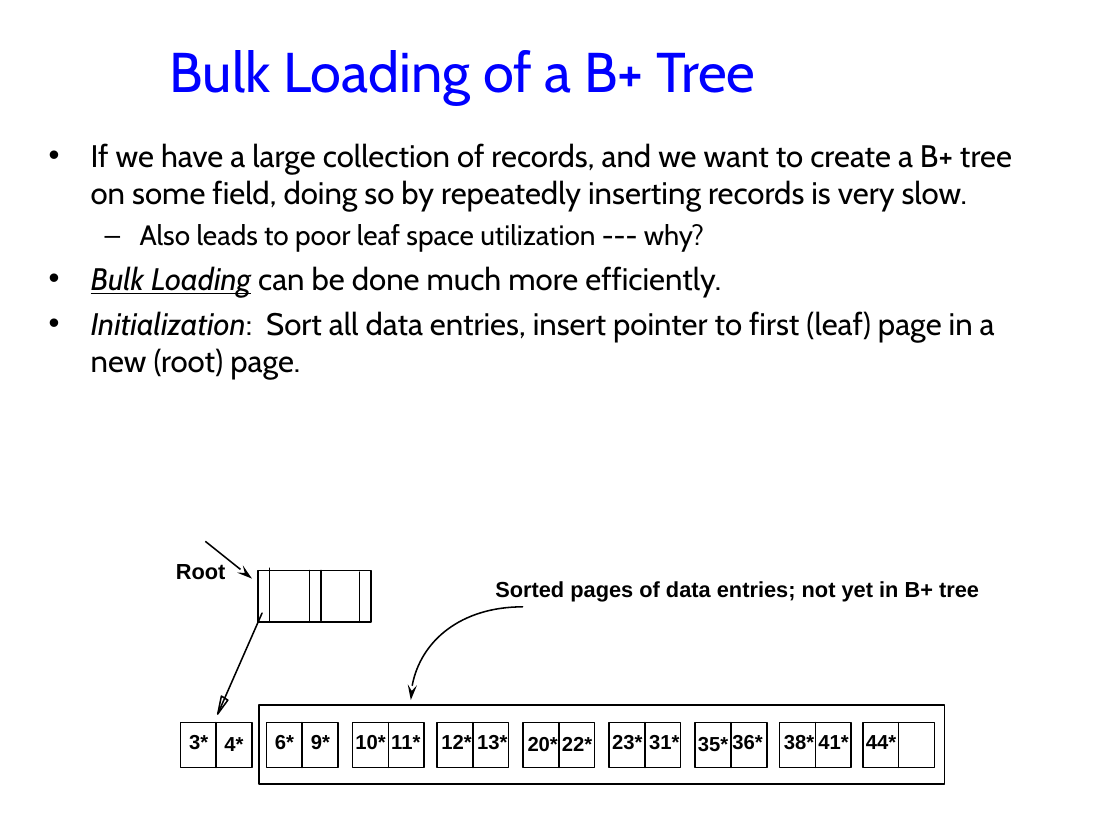
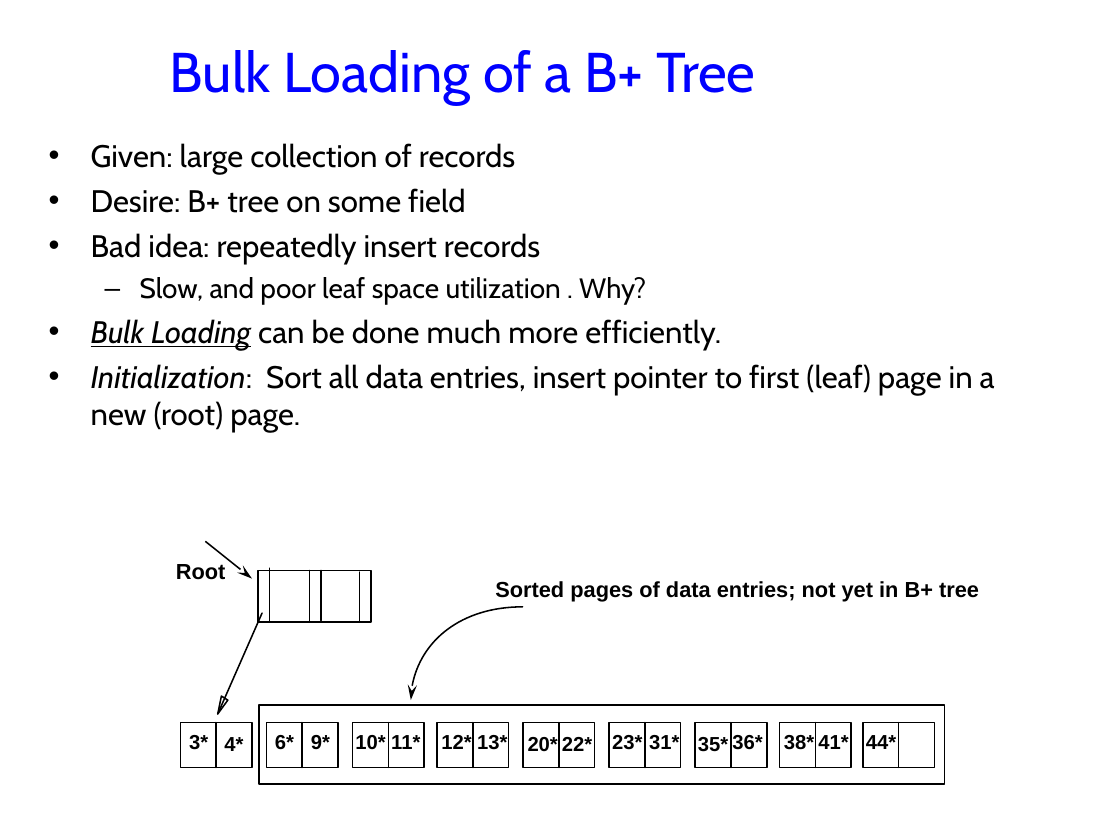
Before and after one commit to jhellerstein/cs186-09, a slide deck: slide 28 of lecs/06-TreeIndexes.ppt. Drawn at 1120x840 pixels with LibreOffice and Linux fonts; fonts in the diff are those of the drawing; background and template pictures are left out. Boxes give left, top, right and bottom in pixels: in the first picture for what was removed or moved away, otherwise in the second. Text is boxed around its words. In the diff, an @@ line names an element or a change of style, - is before the commit and + after.

```diff
--- a/lecs/06-TreeIndexes.ppt
+++ b/lecs/06-TreeIndexes.ppt
@@ text at bbox=[91, 143, 646, 305]: text changed @@
-• If we have a large collection of records, and we want to create a B+ tree on some field, doing so by repeatedly inserting records is very slow.
-  – Also leads to poor leaf space utilization --- why?
+• Given: large collection of records
+• Desire: B+ tree on some field
+• Bad idea: repeatedly insert records
+  – Slow, and poor leaf space utilization . Why?
```
Also in this commit, not shown: 11 other slides changed, 1 slide added, 1 slide removed, 1 other file.
